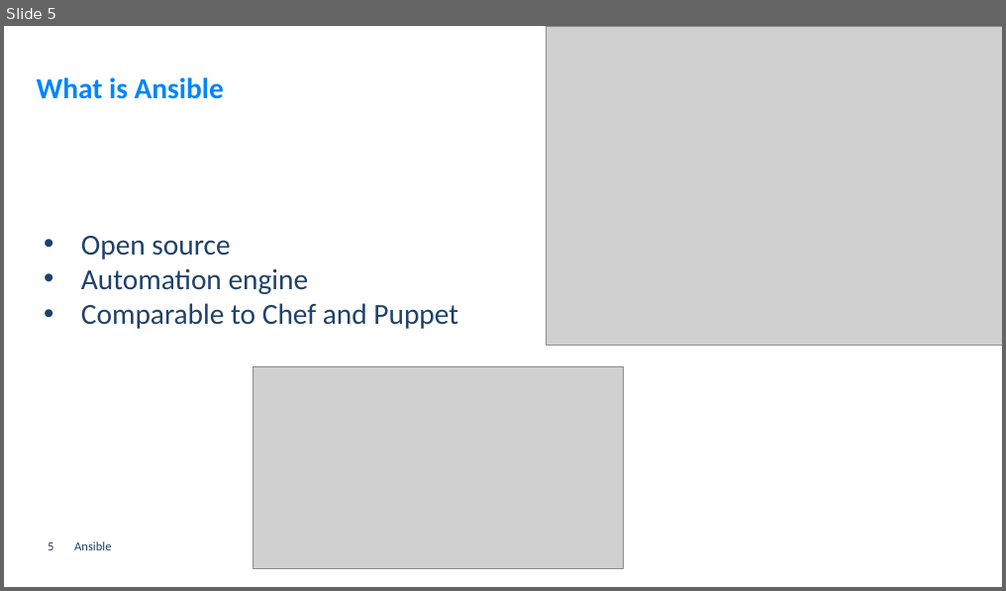
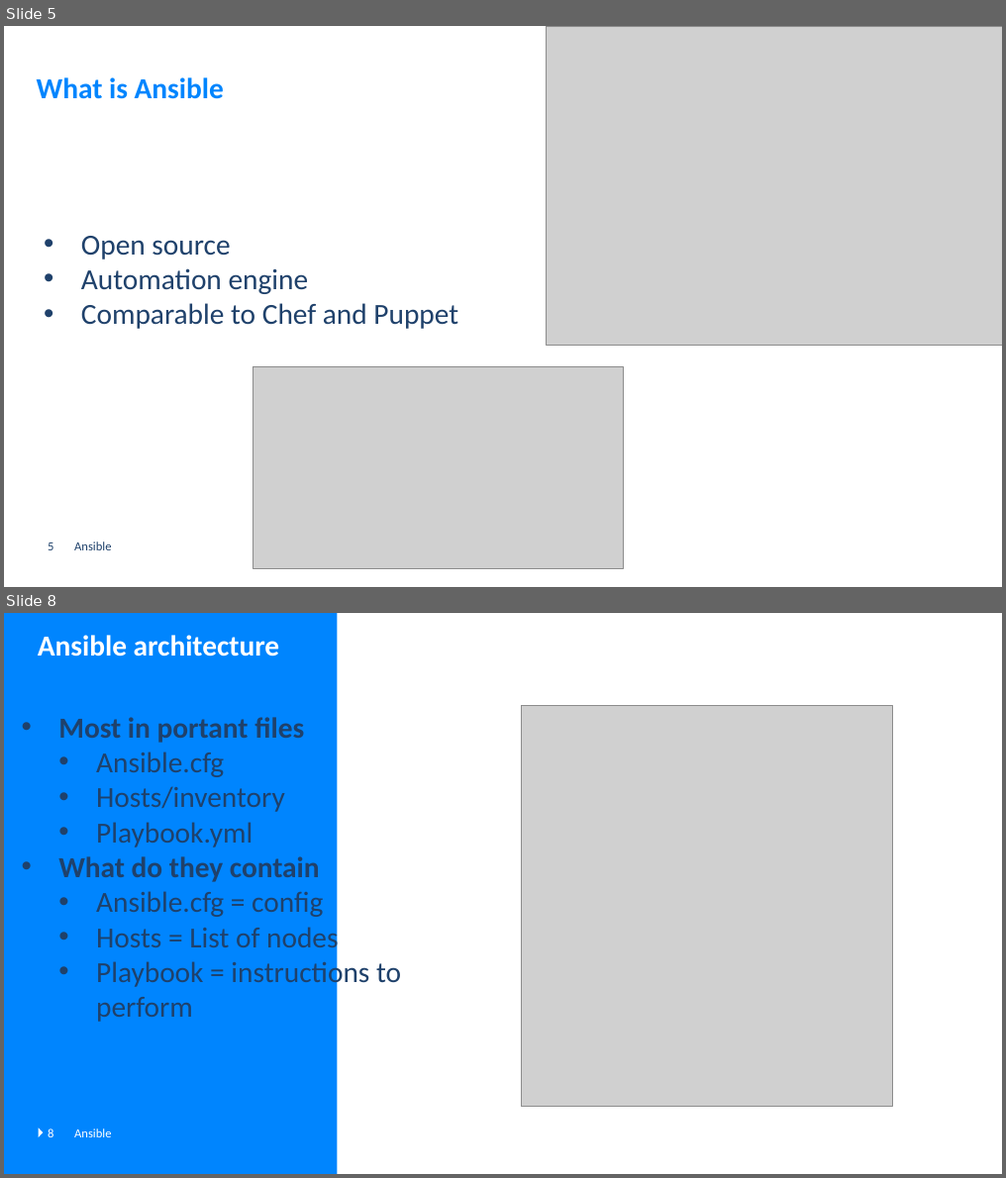
Before and after one commit to GerritVanMol/Ansible_Introduction-21_22, a slide deck: Documents/Ansible_BasicsAndHowToGetStarted.pptx. Shown one above the other, each under a label of ours: slide 5 before the commit, slides 5 and 8 after it; the slides between them are not shown. The pictures are 1006x591 and 1006x1178 pixels, drawn with LibreOffice and Linux fonts; fonts in the diff are those of the drawing; grey boxes stand for pictures; background and template pictures are left out. Boxes give left, top, right and bottom in pixels: in the first picture for what was removed or moved away, otherwise in the second. Text is boxed around its words. In the diff, an @@ line names an element or a change of style, - is before the commit and + after.

Commit message:
update Ansible ppt

```diff
--- a/Documents/Ansible_BasicsAndHowToGetStarted.pptx
+++ b/Documents/Ansible_BasicsAndHowToGetStarted.pptx
@@ slide 8 added at [4,613,1002,1174], background #FFFFFF @@
@@ rectangle added at [4,613,338,1174], fill #0085FE @@
@@ text added at [38,635,279,657], 28 pt, text #FFFFFF, bold @@
+Ansible architecture
@@ text added at [58,717,401,1022], 28 pt, text #1F416B @@
+• Most in portant files
+  • Ansible.cfg
+  • Hosts/inventory
+  • Playbook.yml
+• What do they contain
+  • Ansible.cfg = config
+  • Hosts = List of nodes
+  • Playbook = instructions to perform
@@ picture added at [521,705,892,1107] @@
@@ triangle added at [38,1129,43,1138], fill #FFFFFF @@
@@ page number added at [48,1129,54,1138], 12 pt, text #FFFFFF @@
+8
@@ text added at [74,1129,111,1138], 12 pt, text #FFFFFF @@
+Ansible
```
Also in this commit, not shown: 2 slides changed, 4 other slides added, 1 slide removed.
